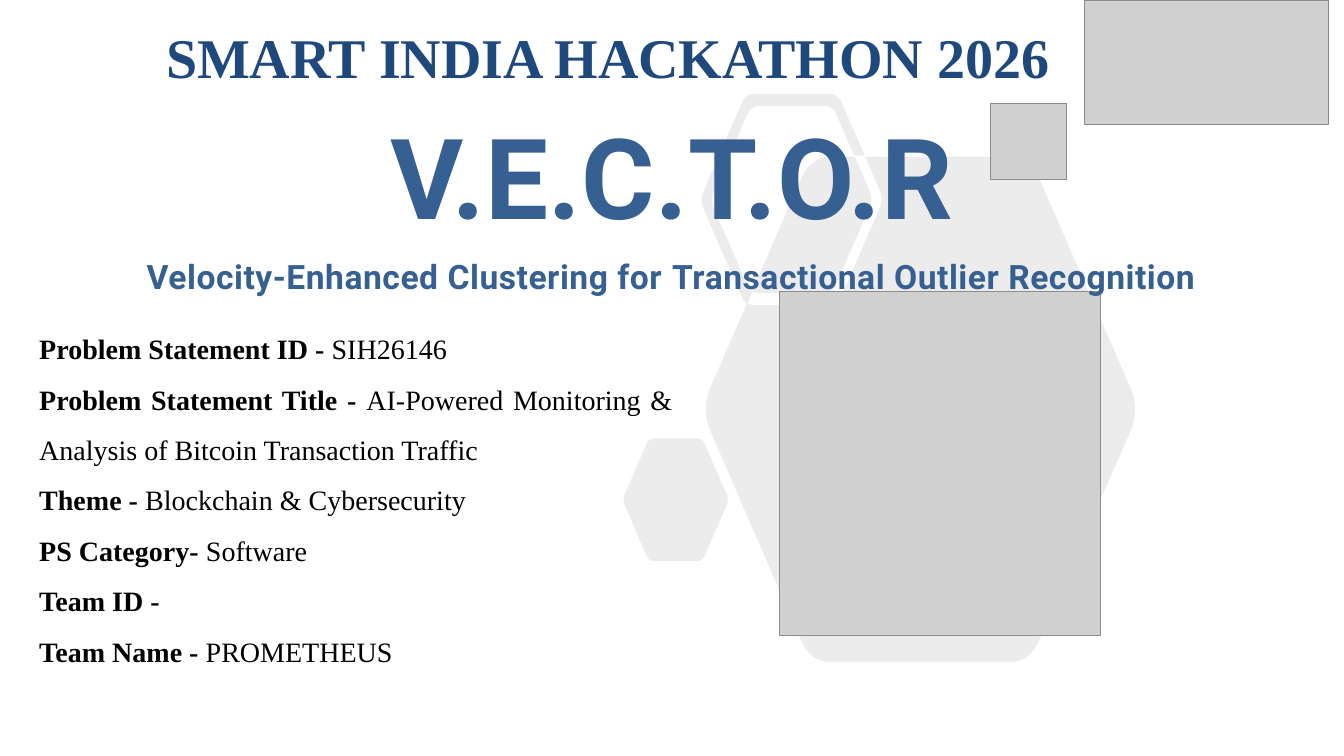
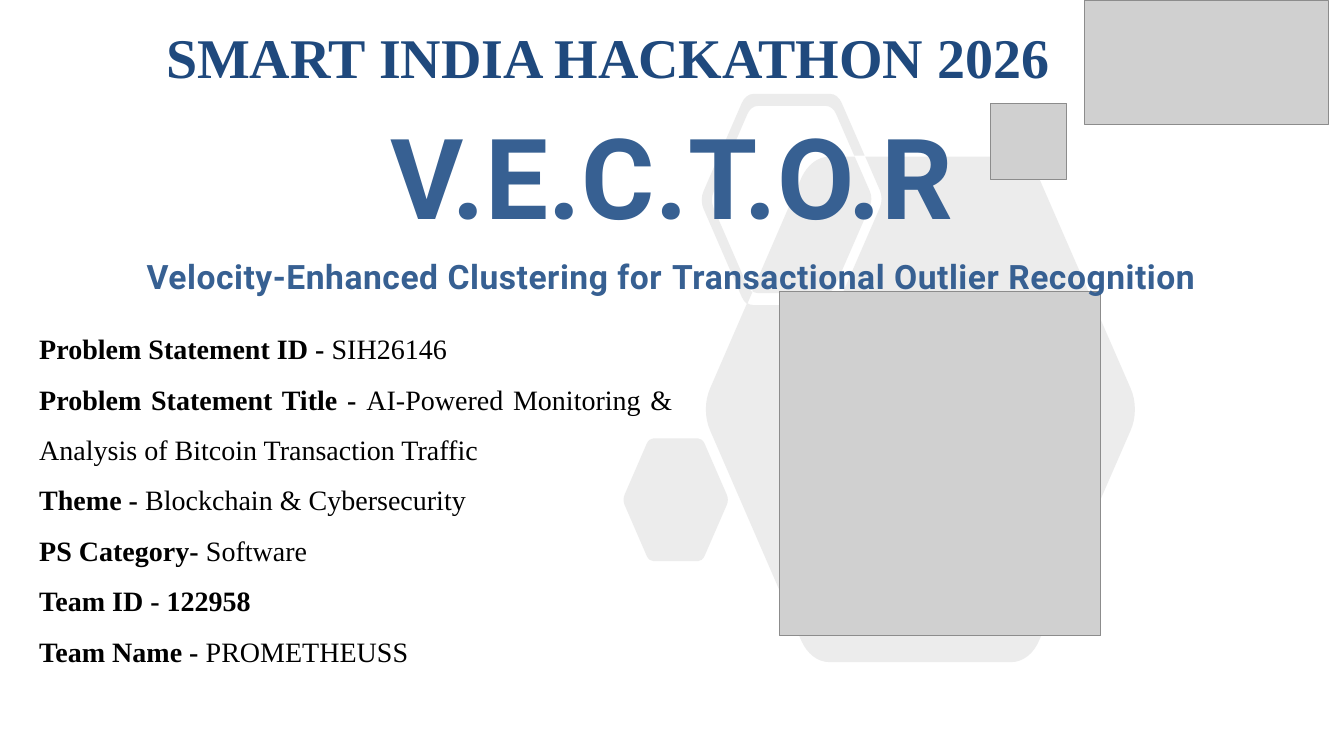
Before and after one commit to ChiragHariprasad/V.E.C.T.O.R-Velocity_Enhanced_Clustering_and_Transactional_Outlier_Recognition, a slide deck: slide 1 of SIH2025-SIH26146_Team-Prometeuss.pptx. Drawn at 1344x756 pixels with LibreOffice and Linux fonts; fonts in the diff are those of the drawing; grey boxes stand for pictures. Boxes give left, top, right and bottom in pixels: in the first picture for what was removed or moved away, otherwise in the second. Text is boxed around its words. In the diff, an @@ line names an element or a change of style, - is before the commit and + after.

```diff
--- a/SIH2025-SIH26146_Team-Prometeuss.pptx
+++ b/SIH2025-SIH26146_Team-Prometeuss.pptx
@@ text at box(39, 592, 408, 663): text changed @@
-Team ID -
-Team Name - PROMETHEUS
+Team ID - 122958
+Team Name - PROMETHEUSS
```
Also in this commit, not shown: 3 other files.
